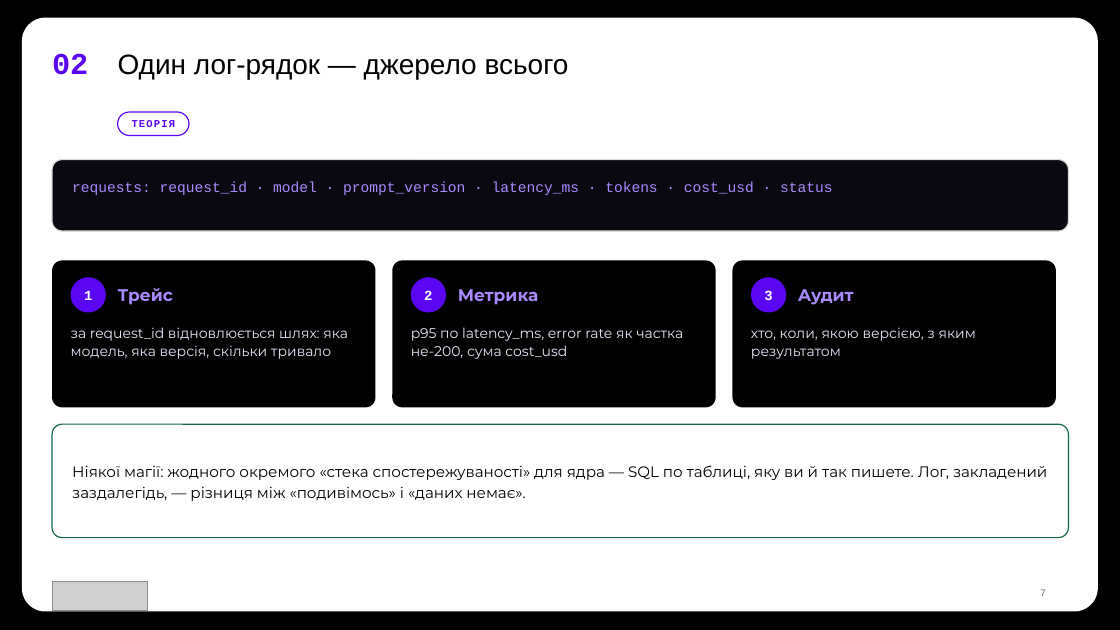
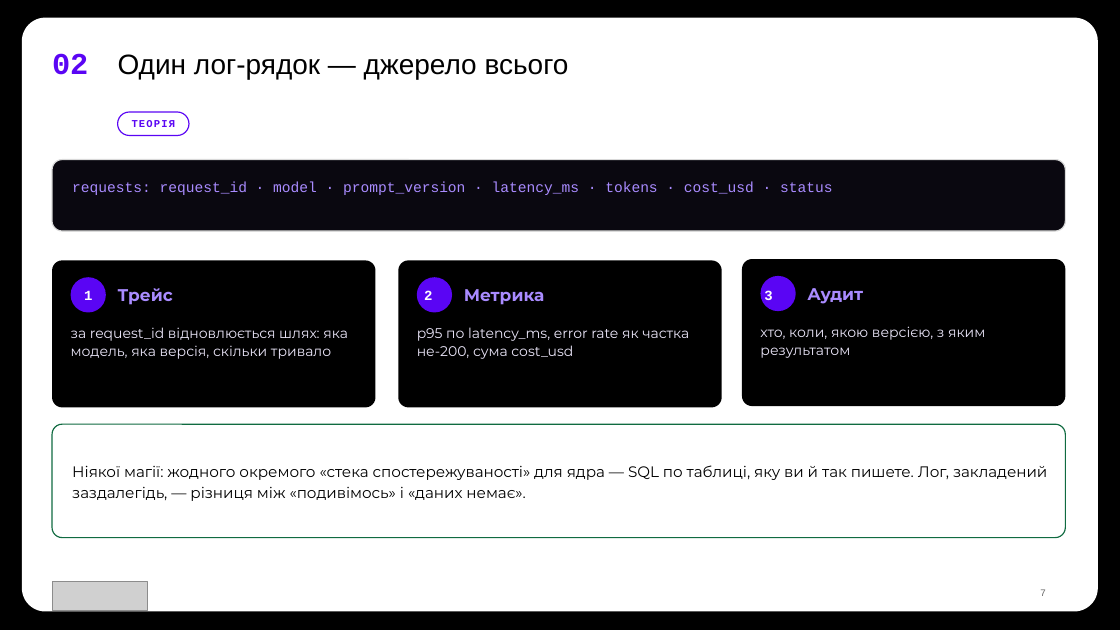
Before and after one commit to TarasFedorenkoFTV/llmops-bootcamp, a slide deck: slide 7 of docs/decks/L09.pptx. Drawn at 1120x630 pixels with LibreOffice and Linux fonts; fonts in the diff are those of the drawing; grey boxes stand for pictures; background and template pictures are left out. Boxes give left, top, right and bottom in pixels: in the first picture for what was removed or moved away, otherwise in the second. Text is boxed around its words. In the diff, an @@ line names an element or a change of style, - is before the commit and + after.

```diff
--- a/docs/decks/L09.pptx
+++ b/docs/decks/L09.pptx
@@ rounded rectangle: place and size @@
-rounded rectangle at [52, 160, 1069, 231]
+rounded rectangle at [52, 160, 1065, 231]
@@ 2 texts, 1 rounded rectangle, 1 ellipse: place and size @@
-2 texts, 1 rounded rectangle, 1 ellipse at [392, 260, 716, 408]
+2 texts, 1 rounded rectangle, 1 ellipse at [398, 260, 722, 408]
@@ 2 texts, 1 rounded rectangle, 1 ellipse: place and size @@
-2 texts, 1 rounded rectangle, 1 ellipse at [733, 260, 1056, 408]
+2 texts, 1 rounded rectangle, 1 ellipse at [742, 259, 1065, 406]
@@ rounded rectangle: place and size @@
-rounded rectangle at [52, 424, 1069, 538]
+rounded rectangle at [52, 424, 1065, 538]
```
Also in this commit, not shown: 8 other slides changed, 11 other files.
